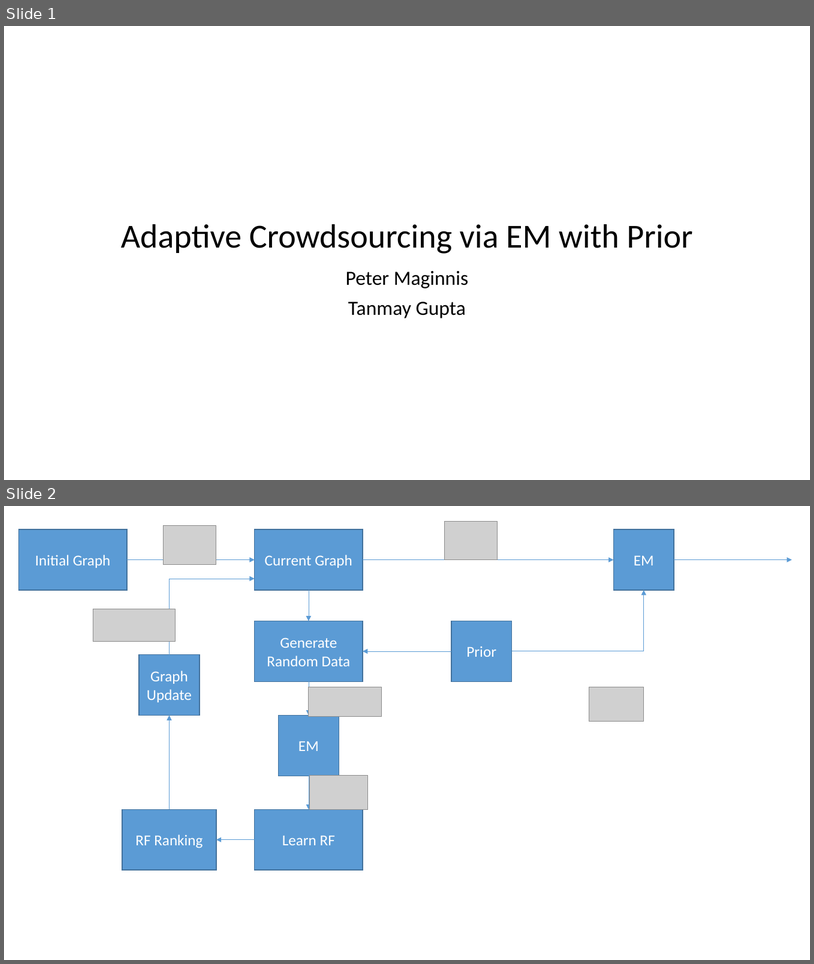
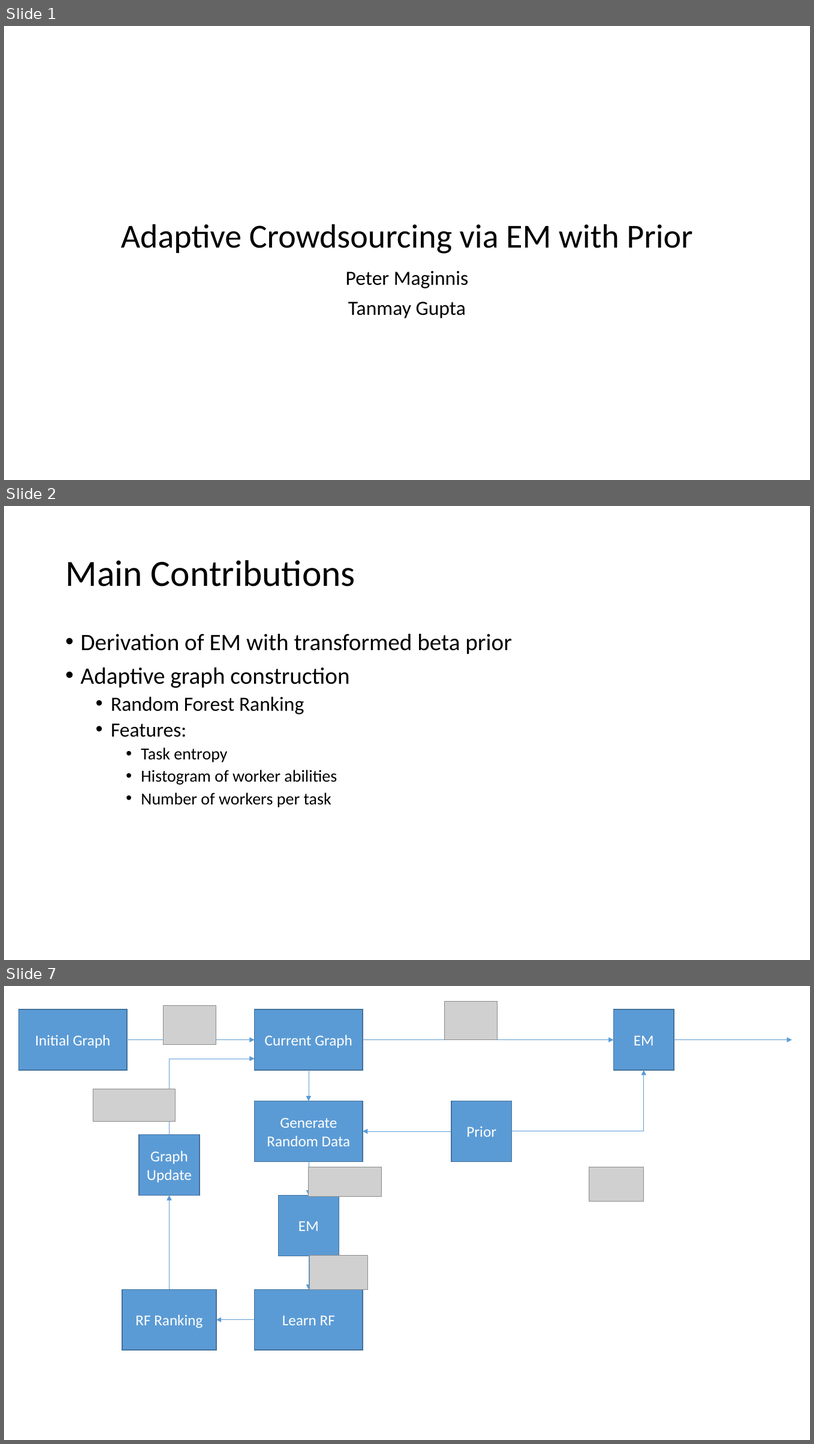
Before and after one commit to BigRedT/crowdsource, a slide deck: PPT/Adaptive Crowdsourcing via EM with Prior.pptx. Shown one above the other, each under a label of ours: slides 1 and 2 before the commit, slides 1, 2 and 7 after it; the slides between them are not shown. The pictures are 814x964 and 814x1444 pixels, drawn with LibreOffice and Linux fonts; fonts in the diff are those of the drawing; grey boxes stand for pictures. Boxes give left, top, right and bottom in pixels: in the first picture for what was removed or moved away, otherwise in the second. Text is boxed around its words. In the diff, an @@ line names an element or a change of style, - is before the commit and + after.

Commit message:
Correcting entropy

```diff
--- a/PPT/Adaptive Crowdsourcing via EM with Prior.pptx
+++ b/PPT/Adaptive Crowdsourcing via EM with Prior.pptx
@@ slide 2 added at (x1=4, y1=506, x2=810, y2=960), background #FFFFFF @@
@@ title added at (x1=65, y1=560, x2=356, y2=586), 44 pt, text #000000 @@
+Main Contributions
@@ text added at (x1=81, y1=633, x2=512, y2=807), 28 pt, text #000000 @@
+• Derivation of EM with transformed beta prior
+• Adaptive graph construction
+  • Random Forest Ranking
+  • Features:
+    • Task entropy
+    • Histogram of worker abilities
+    • Number of workers per task
@@ what was slide 2 is now slide 7 @@
```
Also in this commit, not shown: 5 other slides added, 5 other files.
